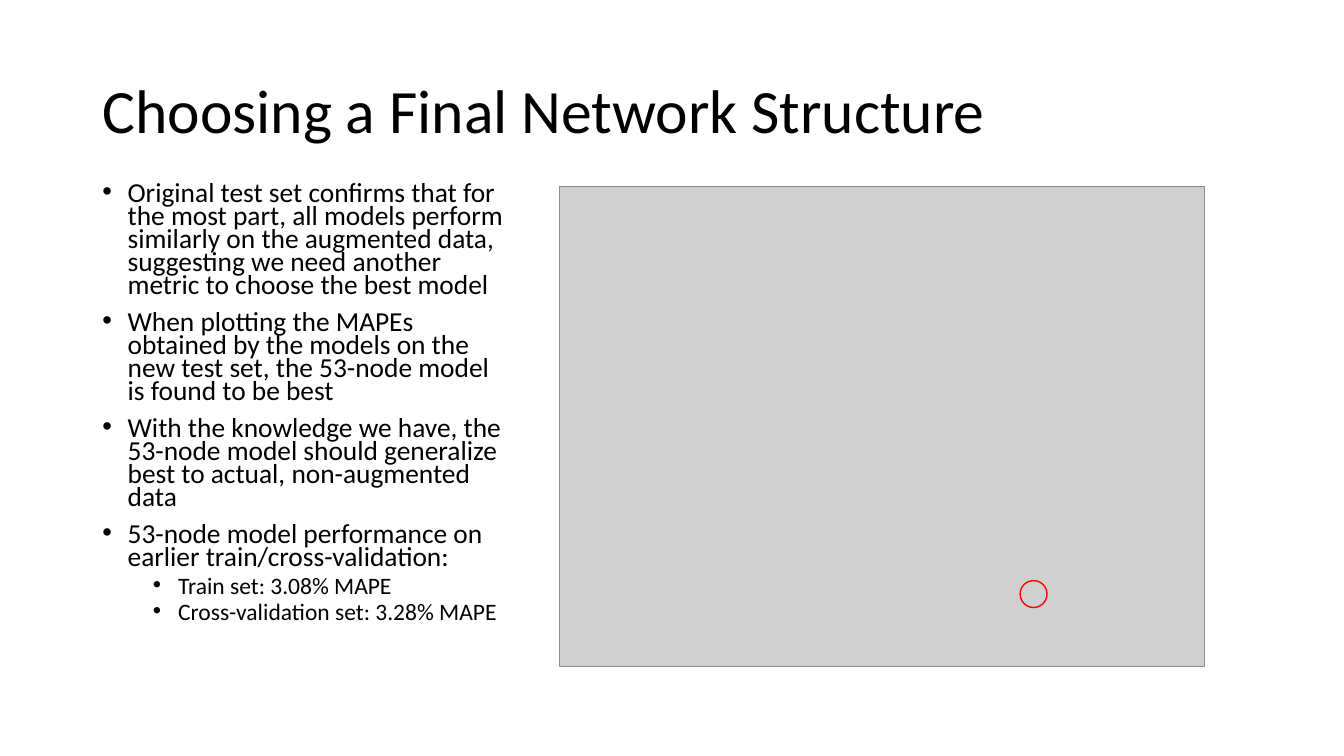
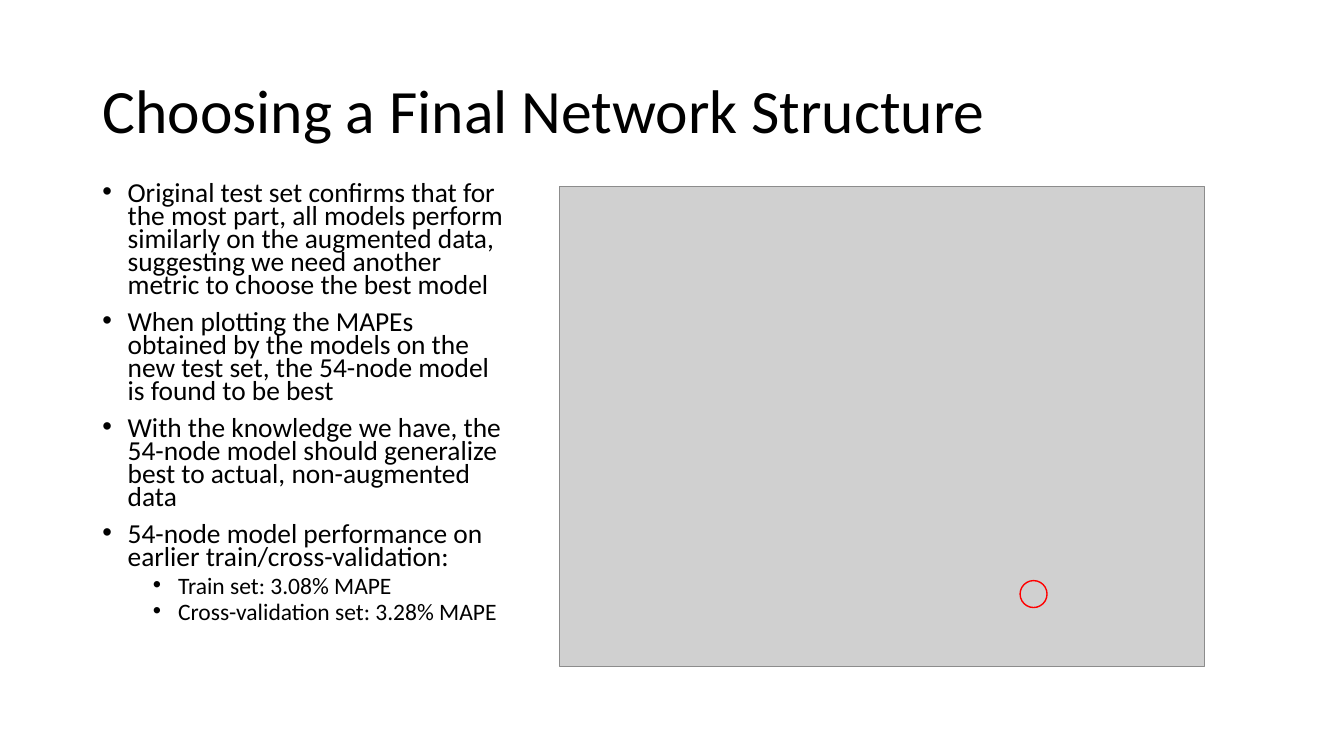
Before and after one commit to mdlu/neural-networks-with-XANES-and-battery-materials, a slide deck: slide 17 of slides/2019 Externship Work Summary.pptx. Drawn at 1344x756 pixels with LibreOffice and Linux fonts; fonts in the diff are those of the drawing; grey boxes stand for pictures. Boxes give left, top, right and bottom in pixels: in the first picture for what was removed or moved away, otherwise in the second. Text is boxed around its words. In the diff, an @@ line names an element or a change of style, - is before the commit and + after.

```diff
--- a/slides/2019 Externship Work Summary.pptx
+++ b/slides/2019 Externship Work Summary.pptx
@@ text at [128, 312, 501, 567]: text changed @@
-• When plotting the MAPEs obtained by the models on the new test set, the 53-node model is found to be best
-• With the knowledge we have, the 53-node model should generalize best to actual, non-augmented data
-• 53-node model performance on earlier train/cross-validation:
+• When plotting the MAPEs obtained by the models on the new test set, the 54-node model is found to be best
+• With the knowledge we have, the 54-node model should generalize best to actual, non-augmented data
+• 54-node model performance on earlier train/cross-validation:
```
Also in this commit, not shown: 2 other slides changed.
